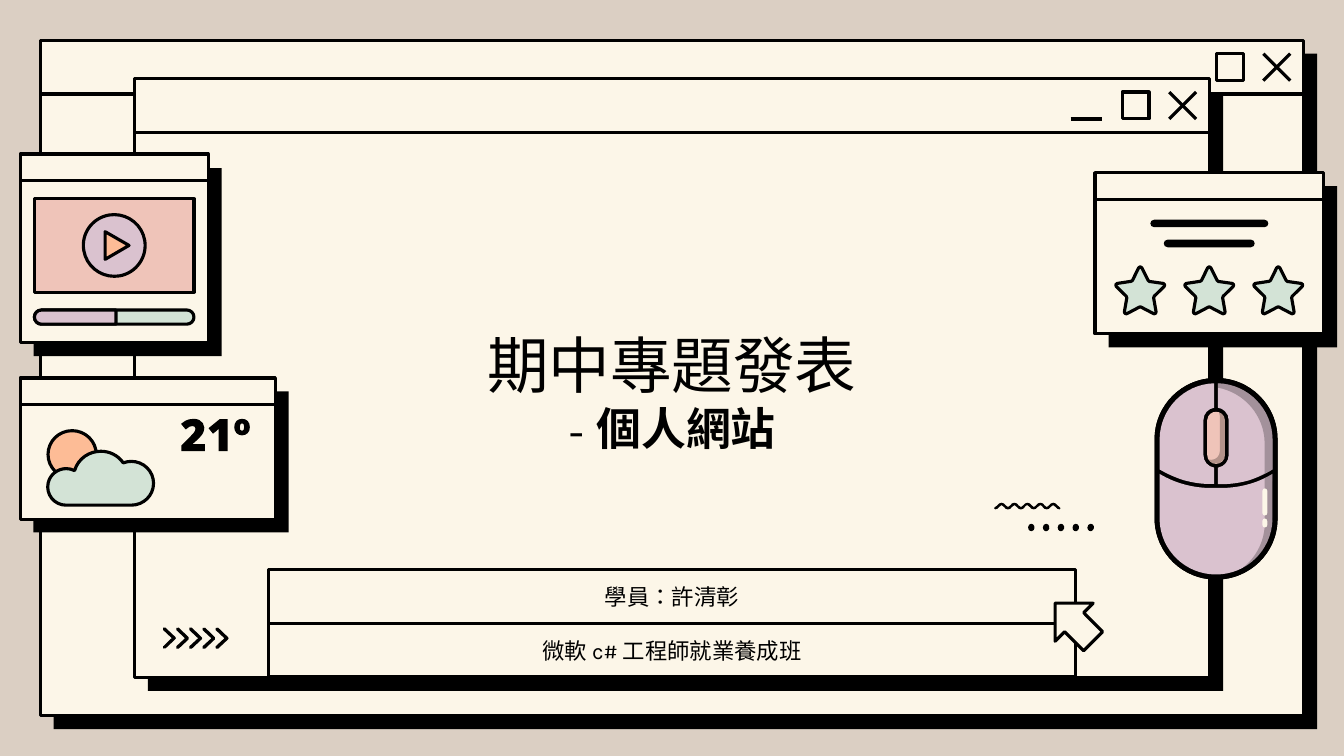
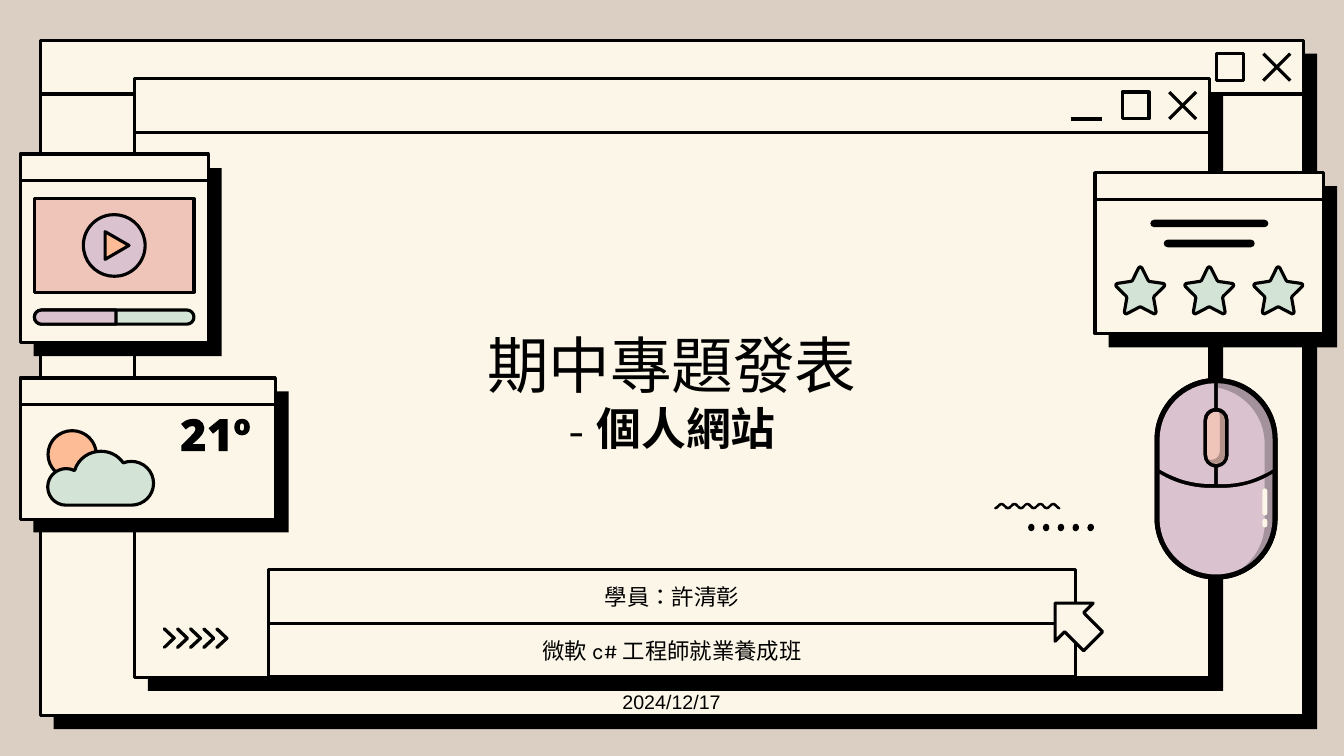
Before and after one commit to tim93009/iSpan_Midterm-Project, a slide deck: slide 1 of 簡報檔/midterm project_chang.pptx. Drawn at 1344x756 pixels with LibreOffice and Linux fonts; fonts in the diff are those of the drawing; background and template pictures are left out. Boxes give left, top, right and bottom in pixels: in the first picture for what was removed or moved away, otherwise in the second. Text is boxed around its words. In the diff, an @@ line names an element or a change of style, - is before the commit and + after.

Commit message:
簡報加上日期

```diff
--- a/簡報檔/midterm project_chang.pptx
+++ b/簡報檔/midterm project_chang.pptx
@@ text added at box(622, 694, 720, 710), 14 pt, text #000000 @@
+2024/12/17
```
